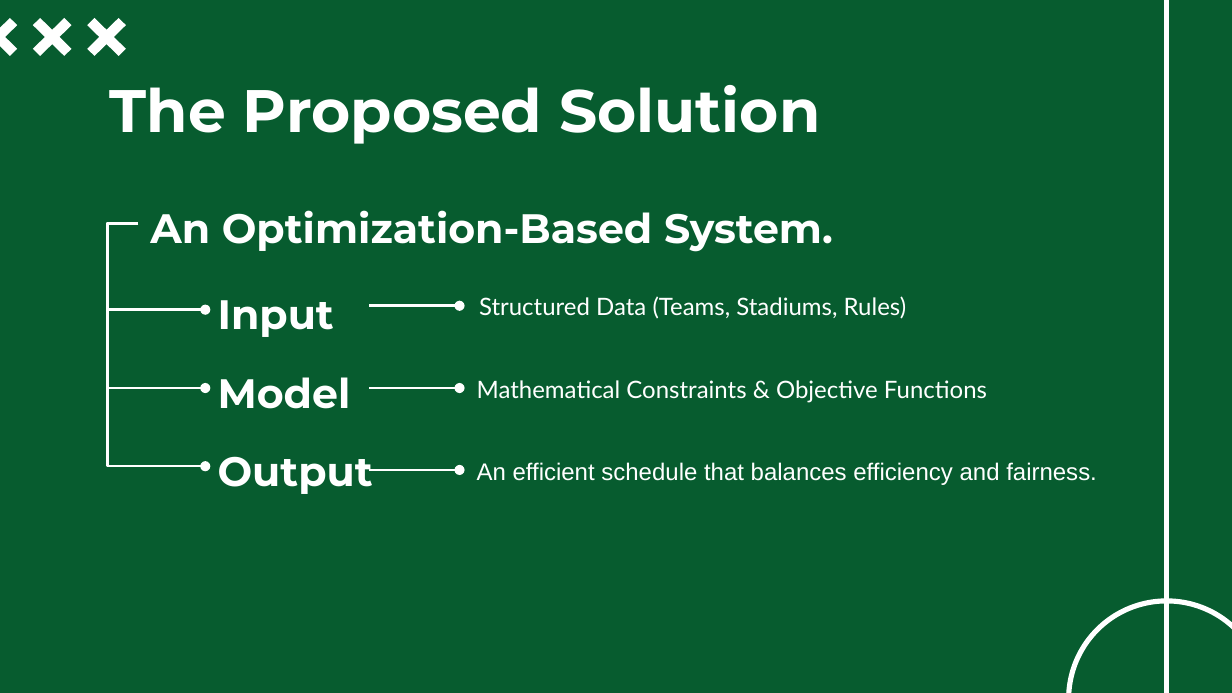
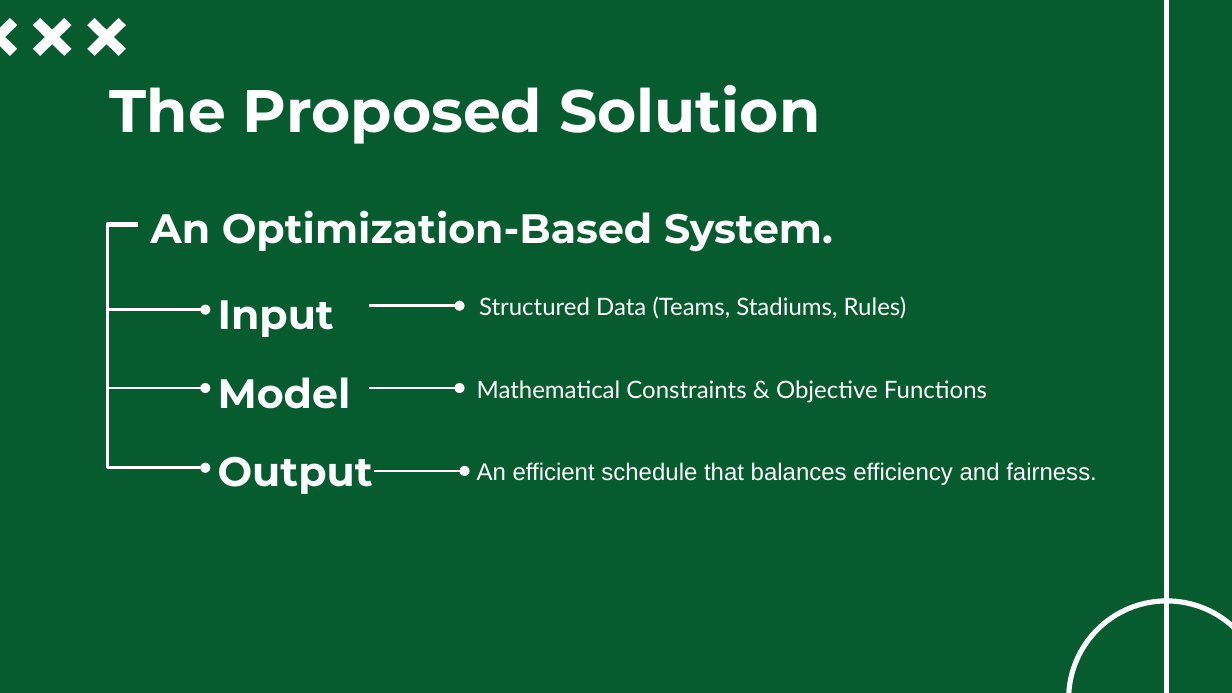
Before and after one commit to ghassanelgendy/egyptian-premier-league-schedule-optimizer, a slide deck: slide 8 of Documentations/presentation V1.pptx. Drawn at 1232x693 pixels with LibreOffice and Linux fonts; fonts in the diff are those of the drawing; background and template pictures are left out. Boxes give left, top, right and bottom in pixels: in the first picture for what was removed or moved away, otherwise in the second. Text is boxed around its words. In the diff, an @@ line names an element or a change of style, - is before the commit and + after.

```diff
--- a/Documentations/presentation V1.pptx
+++ b/Documentations/presentation V1.pptx
@@ elbow arrow (138, 225) - (206, 468): route changed @@
@@ elbow arrow moved from (370, 469) - (460, 469) to (375, 471) - (464, 471) @@
```
Also in this commit, not shown: 5 other slides changed.
